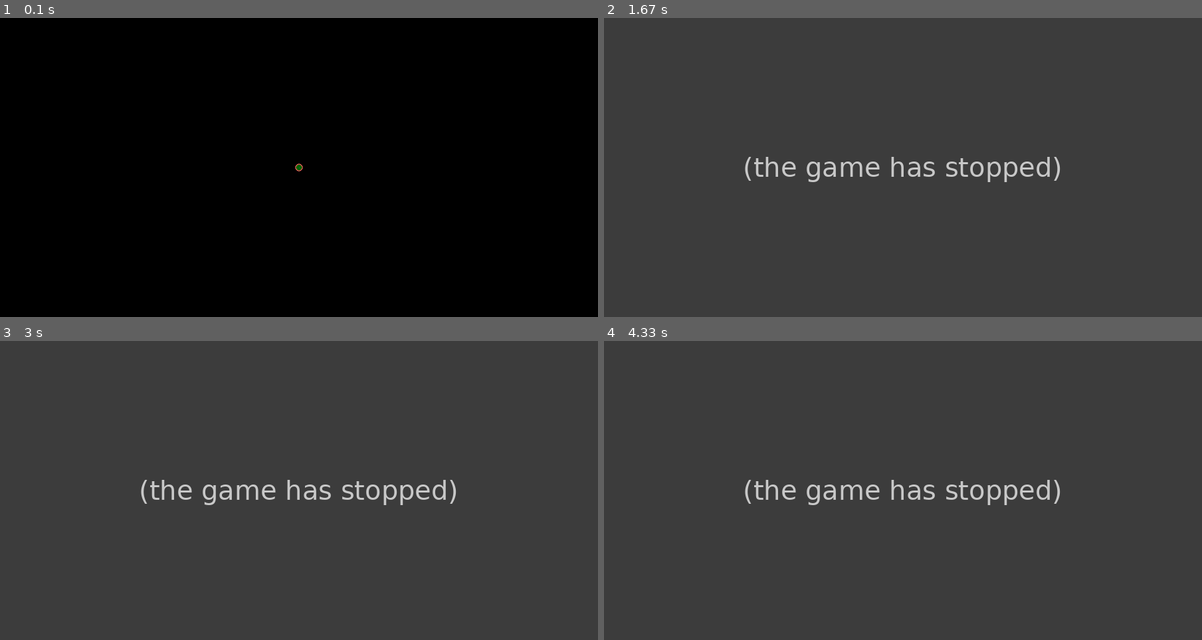
Above: before the commit, frames 1-4 (two rows, left to right).
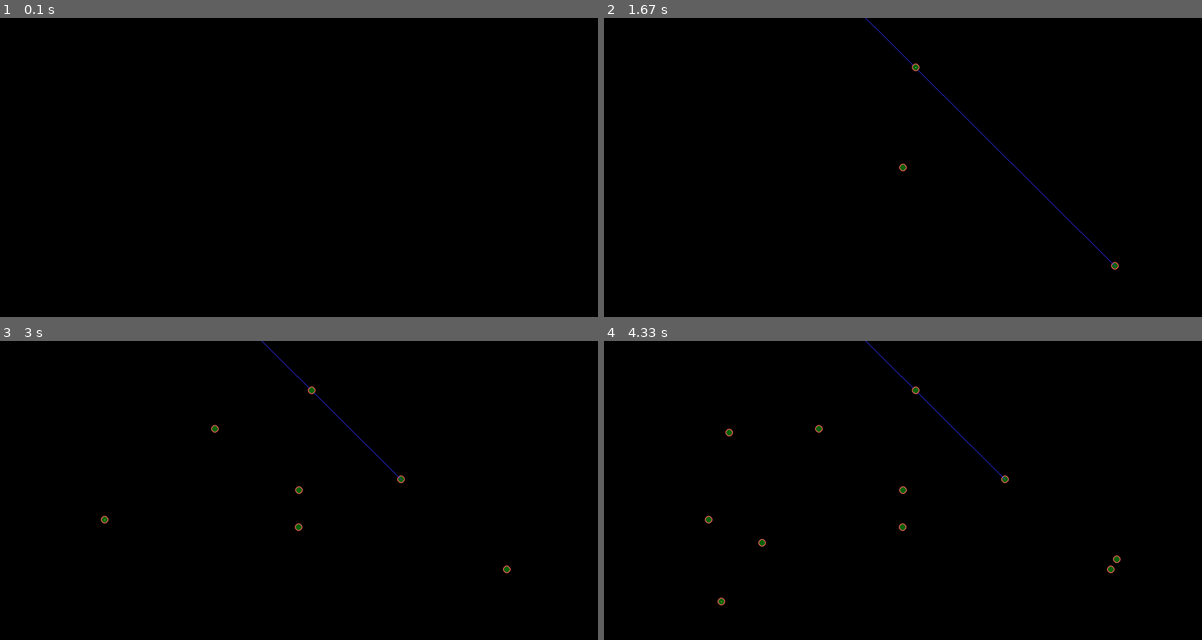
Above: after the commit, the same moments.

Repository: InfinityProgrammers/pygame-and-physic
Game: pygame game, started from gravity/gravity1.py
Two runs of this game, one before a commit and one after it. Both use one fixed random seed, a clock stepped at 60 frames per second and the inputs below.
Inputs (mouse positions are in pixels of both pictures, inside the frame that each line leads up to):
- Up to frame 1 (0.1 s): no input
- Up to frame 2 (1.67 s): click (903, 167) at 0.38 s; tap Space at 0.67, 1.4 s; click (1124, 272) at 1.05 s; click (914, 65) at 1.42 s
- Up to frame 3 (3 s): tap Space at 1.7 s; click (299, 526) at 1.88 s; click (215, 427) at 2.22 s; click (508, 568) at 2.55 s; click (101, 520) at 2.88 s
- Up to frame 4 (4.33 s): click (729, 430) at 3.22 s; click (759, 541) at 3.55 s; click (1118, 559) at 3.88 s; click (723, 601) at 4.22 s

The runs differ from the first frame. In frame 1, less than 0.1% of the frame differs, in the area x 49-51%, y 48-52%; in frame 2, 100%, in the area x 0-100%, y 0-100%; in frame 3, 100%; in frame 4, 100%.
Error before the commit: AttributeError: 'NoneType' object has no attribute 'x' (gravity1.py line 93); the game stopped at 0.67 s (later frames are placeholders)

Commit message:
fuze function

Diff:
--- a/gravity/config.py
+++ b/gravity/config.py
@@ -5,6 +5,7 @@
 TICK_RATE = 90
 
 G_CONST = 6.674 * 10 ** (-17)
+MAX_SPEED = 2
 
 PLANET_POS = Vector2(512,400)
 PLANET_MASS = 5.972 * 10 ** (19-5)
@@ -17,7 +18,8 @@
 
 DRAW_S_VEC = True
 DRAW_ACC_VEC = True
-SPEED_VECTOR_SCALE = 20
-ACC_VECTOR_SCALE = 20*20
+SPEED_VECTOR_SCALE = 40
+ACC_VECTOR_SCALE = 40*20
 
-POWER_SCALE = 1/30
+VEL_SCALE = 10**9
+POWER_SCALE = 1/30*VEL_SCALE
--- a/gravity/gravity1.py
+++ b/gravity/gravity1.py
@@ -16,15 +16,14 @@
 
 vel = Vector2()
 dPosition = Vector2()
-
+stars=[]
 win = pygame.display.set_mode(WIN_SIZE)
 pygame.init()
 
 class Body(object):
     def __init__(self, win, x, y, mass, st = True):
         self.win = win
-        self.x = x
-        self.y = y
+        self.pos = Vector2(x,y)
         self.mass = mass
         self.isStatic = st
 
@@ -36,20 +35,20 @@
         self.color = color
 
     def Draw(self):
-        pygame.draw.circle(self.win, self.color, (int(self.x), int(self.y)), int(self.radius))
+        pygame.draw.circle(self.win, self.color, (int(self.pos.x), int(self.pos.y)), int(self.radius))
 
 
 class Orb(Planet):
 
     def __init__(self, win, x, y, mass, radius, color = (255,255,255), dispayVectors=False,st=False):
         super().__init__(win, x, y, mass, radius, color,st)
-        self.vel = Vector2()
-        self.p_vel = Vector2()
+        self.vel = Vector2(0,0)
+        self.p_vel = Vector2(0,0)
         self.dVec = dispayVectors
 
     def Draw(self): #drawing ball
         super().Draw()
-        pygame.draw.circle(self.win, (0, 100, 0), (int(self.x), int(self.y)), self.radius-2)
+        pygame.draw.circle(self.win, (0, 100, 0), (int(self.pos.x), int(self.pos.y)), int(self.radius-2))
         if self.dVec:
             if DRAW_ACC_VEC:
                 self.drawacc()
@@ -58,22 +57,26 @@
                 self.drawspeed()
 
     def drawacc(self): #drawing accelerate
-        pygame.draw.line(self.win, (255, 0, 0),(self.x, self.y), (self.x+(self.vel.x-self.p_vel.x)*ACC_VECTOR_SCALE, self.y+(self.vel.y-self.p_vel.y)*ACC_VECTOR_SCALE), 2)
-
+        pygame.draw.line(self.win, (255, 0, 0),self.pos, (self.vel-self.p_vel)*ACC_VECTOR_SCALE + self.pos, 2)
     def drawspeed(self): #drawing velocity
-        pygame.draw.line(self.win, (50, 50, 255),(self.x,self.y), (self.vel.x*SPEED_VECTOR_SCALE+self.x, self.vel.y*SPEED_VECTOR_SCALE+self.y), 2)
+        pygame.draw.line(self.win, (50, 50, 255),self.pos, self.vel * SPEED_VECTOR_SCALE + self.pos, 2)
 
     def movement(self): #ball movement
-        self.x += self.vel.x
-        self.y += self.vel.y
+        self.pos += self.vel/self.mass*VEL_SCALE
+
+    def Fuze(self, obj):
+        self.vel = (self.vel*self.mass + obj.vel*obj.mass)/(self.mass + obj.mass)
+        self.mass += obj.mass
+        self.pos += (obj.pos - self.pos)/(1+((self.radius/obj.radius)**2))
+        self.radius = math.sqrt(self.radius**2+obj.radius**2)
 
 def redraw(): #TODO list of elements to draw
     win.fill((0, 0, 0))
-    orb.Draw()
-    ball.Draw()
+    for obj in stars:
+        obj.Draw()
 
 def line(pos): #drawing line
-    pygame.draw.line(win, (255, 255, 255), [ball.x, ball.y], pos, 3)
+    pygame.draw.line(win, (255, 255, 255), [ball.pos.x, ball.pos.y], pos, 3)
 
 def DeltaVector(pos1,pos2,scale):
     vec = Vector2(0,0)
@@ -84,22 +87,16 @@
         Sum = scale / distance**2
         vec.x = Sum*distanceX/distance
         vec.y = Sum*distanceY/distance
-        print(vec.x,vec.y)
-        return vec
+    return vec
+
 
 def Gravity(object1,object2): #creating gravity force
-    acc = DeltaVector(Vector2(object1.x,object1.y),Vector2(object2.x,object2.y),G * object1.mass * object2.mass)
+    acc = DeltaVector(object1.pos,object2.pos,G * object1.mass * object2.mass)
     if not object1.isStatic:
-        object1.vel.x += acc.x
-        object1.vel.y += acc.y
-        object1.movement()
+        object1.vel += acc
     if not object2.isStatic:
-        object2.vel.x += -acc.x
-        object2.vel.y += -acc.y
-        object2.movement()
+        object2.vel -= acc
 
-orb = Orb(win,800,400,ORB_MASS,ORB_SIZE,ORB_COLOR,True)
-orb.Draw()
 
 while True:
     delta+= clock.tick()/1000.0
@@ -115,10 +112,11 @@
             if event.type == pygame.MOUSEBUTTONDOWN:
                 start_pos = m_pos
                 ball = Orb(win, m_pos.x, m_pos.y, ORB_MASS, ORB_SIZE,ORB_COLOR, True)
+                stars.append(ball)
                 click = True
                 space = False
             if event.type == pygame.KEYDOWN and event.key == pygame.K_SPACE and space == False:
-                ball.vel = Vector2(m_pos.x-ball.x,m_pos.y-ball.y)*POWER_SCALE
+                ball.vel = Vector2(m_pos.x-ball.pos.x,m_pos.y-ball.pos.y)*POWER_SCALE/ball.mass
                 space = True
 
         if click:
@@ -126,4 +124,16 @@
             if not space:
                 line(m_pos)
             else:
-                Gravity(ball,orb)
+                for nr1 in range(len(stars)):
+                    for nr2 in range(nr1+1,len(stars)):
+                        Gravity(stars[nr1],stars[nr2])
+                for obj in stars:
+                    obj.movement()
+
+                for object1 in stars:
+                    for object2 in stars:
+                        if object1 == object2:
+                            continue
+                        elif object1.pos.distance_to(object2.pos) < max(object1.radius,object2.radius):
+                            object1.Fuze(object2)
+                            stars.remove(object2)
